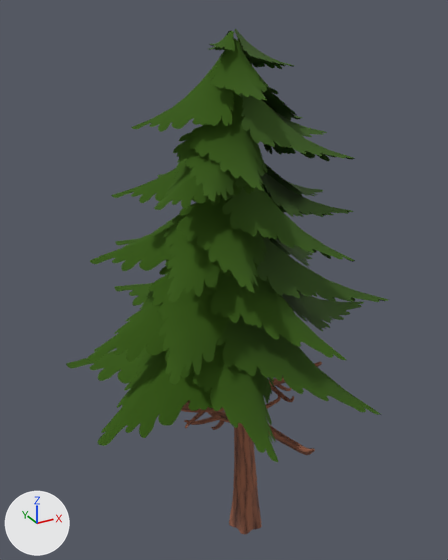
Before and after pictures for a commit that changed the glTF model frontend/public/models/spruce_1.glb.
The view is the same before and after, from a 50 mm camera at (-3.94, -6.45, 7.28) aimed at (-0.13, 0.48, 3.81). Every picture has the same lights, and +X, +Y and +Z are marked at lower left. The older version comes first.

In view in the first picture: 'Pine_1'.
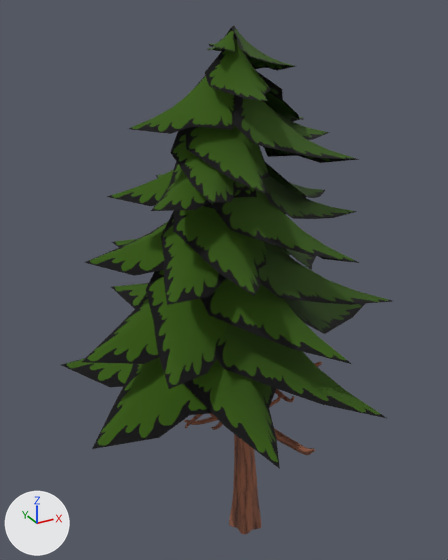
What differs and where, as boxes [x1, y1, x2, y2] in the pictures (448 x 560 px):
'Pine_1', surface changed
    both: [66, 29, 388, 534]

The change, as a list of edits to the scene's bpy script:
```text
Change mat_leaves_pine:
    mat_leaves_pine.texture: img_leaf_pine_c -> img_leaf_pine_c  # with its transparency -> not seen
```
